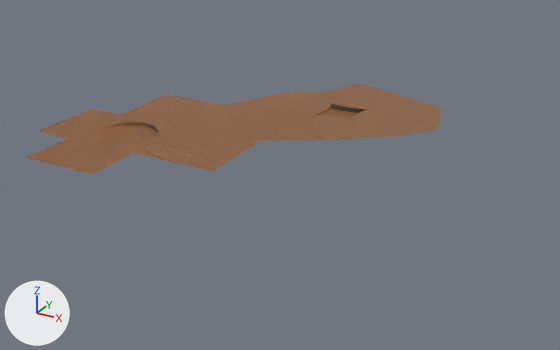
An edit to the Blender file src/Assets/Tiles.blend, drawn before and after from the same camera.
Camera for both pictures: a 50 mm lens placed at (5.03, -8.02, 3.39), pointed at (0.61, 0.03, -0.63). Arrows for +X, +Y and +Z are at lower left; the lights stay in place.

The older version as bpy lines, for what is in view:
```python
mat_gnd_slab_old_civ = bpy.data.materials.new('gnd-slab-old-civ')
mat_gnd_slab_old_civ.use_nodes = True; mat_gnd_slab_old_civ.node_tree.nodes.clear()
_N = mat_gnd_slab_old_civ.node_tree.nodes; _L = mat_gnd_slab_old_civ.node_tree.links
n0 = _N.new('ShaderNodeOutputMaterial'); n0.name = 'Material Output'
n1 = _N.new('ShaderNodeBsdfPrincipled'); n1.name = 'Principled BSDF'
n1.inputs[0].default_value = (0.8, 0.35, 0.14, 1.0)  # 'Base Color', orange #e7a069
n2 = _N.new('ShaderNodeTexNoise'); n2.name = 'Noise Texture'
n2.inputs[2].default_value = 92.8  # 'Scale'
_L.new(n1.outputs[0], n0.inputs[0])  # 'BSDF' to 'Surface'
_L.new(n2.outputs[1], n1.inputs[5])  # 'Color' to 'Normal'
me_plane_012 = bpy.data.meshes.new('Plane.012')
me_plane_012.from_pydata([(-0.5, -0.5, 0.0), (0.5, -0.5, 0.0), (-0.5, 0.5, 0.0), (0.5, 0.5, 0.0)], [], [(0, 1, 3, 2)])
me_plane_012.materials.append(mat_gnd_slab_old_civ)
me_plane_021 = bpy.data.meshes.new('Plane.021')
me_plane_021.from_pydata(...)  # 115 vertices, 91 faces; spans x -1.0..1.6, y -1.2..1.5, z -0.04..0.0
me_plane_021.materials.append(mat_gnd_slab_old_civ)
me_plane_022 = bpy.data.meshes.new('Plane.022')
me_plane_022.from_pydata(...)  # 55 vertices, 40 faces; spans x -1.42..1.37, y -1.05..1.12, z -0.06..0.0
me_plane_022.materials.append(mat_gnd_slab_old_civ)
ob_plane = bpy.data.objects.new('Plane', me_plane_012)
ob_plane.location = (0.0, 0.0, 0.0)
ob_plane_001 = bpy.data.objects.new('Plane.001', me_plane_021)
ob_plane_001.location = (-1.0, -1.0, 0.0)
ob_plane_002 = bpy.data.objects.new('Plane.002', me_plane_022)
ob_plane_002.location = (1.0, 1.0, 0.0)
ob_plane_002.rotation_euler = (0.0, 0.0, 0.785)  # degrees (0, 0, 45)
```
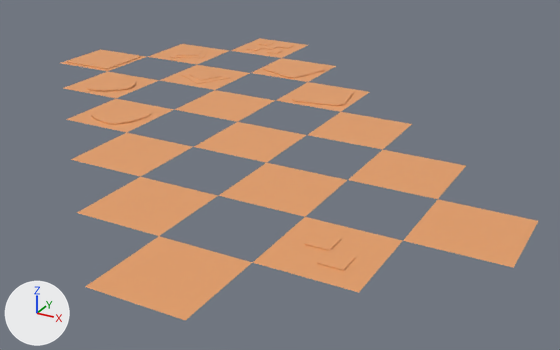
Commit message: Update tiles

The change, as a list of edits to the scene's bpy script:
```text
Change mat_gnd_slab_old_civ:
    remove n2 = _N.new('ShaderNodeTexNoise'); n2.name = 'Noise Texture'
    remove n2.inputs[2].default_value = 92.8  # 'Scale'
    where n1 = _N.new('ShaderNodeBsdfPrincipled'); n1.name = 'Principled BSDF'
    remove _L.new(n2.outputs[1], n1.inputs[5])  # 'Color' to 'Normal'
Change me_plane_021:
    remove me_plane_021.from_pydata(...)  # 115 vertices, 91 faces; spans x -1.0..1.6, y -1.2..1.5, z -0.04..0.0
    add me_plane_021.from_pydata(...)  # 425 vertices, 388 faces; spans x -0.5..0.5, y -0.5..0.5, z 0.0..0.02
    me_plane_021 part 2: 97 vertices removed from x -1.0..0.5, y -1.2..0.5, z -0.04..0.0; 413 vertices added at x -0.37..0.37, y -0.37..0.37, z 0.0..0.02
    me_plane_021 part 3: 3 vertices removed from x 1.6, y -0.5..0.5, z 0.0
    me_plane_021 part 4: 3 vertices removed from x -0.5..0.5, y 1.5, z 0.0
Change me_plane_022:
    used by ob_plane_002; location = (1.0, 1.0, 0.0); rotation_euler = (0.0, 0.0, 0.785), in degrees (0, 0, 45)
    remove me_plane_022.from_pydata(...)  # 55 vertices, 40 faces; spans x -1.42..1.37, y -1.05..1.12, z -0.06..0.0
    add me_plane_022.from_pydata(...)  # 64 vertices, 49 faces; spans x -0.5..0.5, y -0.5..0.5, z 0.0..0.02
    me_plane_022 part 1
    54 vertices are removed from x -1.42..1.37, y -1.05..1.12, z -0.06..0.0
    40 faces are deleted
    63 vertices are added at x -0.5..0.5, y -0.5..0.5, z 0.0..0.02
    49 new faces join them
Change ob_plane:
    ob_plane.location: (0.0, 0.0, 0.0) -> (-0.5, 0.5, 0.0)
Change ob_plane_001:
    ob_plane_001.location: (-1.0, -1.0, 0.0) -> (-1.5, -0.5, 0.0)
Change ob_plane_002:
    ob_plane_002.rotation_euler: (0.0, 0.0, 0.785) -> (0.0, 0.0, 0.0)  # degrees (0, 0, 45) -> degrees (0, 0, 0)
    ob_plane_002.location: (1.0, 1.0, 0.0) -> (0.5, 1.5, 0.0)
Add ob_plane_017:
    ob_plane_017 = bpy.data.objects.new('Plane.017', me_plane_012.copy())  # the mesh of ob_plane
    ob_plane_017.location = (1.5, -3.5, 0.0)
Add ob_plane_016:
    ob_plane_016 = bpy.data.objects.new('Plane.016', me_plane_012.copy())  # the mesh of ob_plane
    ob_plane_016.location = (3.5, -1.5, 0.0)
Add ob_plane_015:
    ob_plane_015 = bpy.data.objects.new('Plane.015', me_plane_019)  # 32 vertices, 24 faces; spans x -0.5..0.5, y -0.5..0.5, z 0.0..0.012; in mat_gnd_slab_old_civ (orange #e7a069)
    ob_plane_015.location = (2.5, -2.5, 0.0)
Add ob_plane_014:
    ob_plane_014 = bpy.data.objects.new('Plane.014', me_plane_012.copy())  # the mesh of ob_plane
    ob_plane_014.location = (0.5, -2.5, 0.0)
Add ob_plane_013:
    ob_plane_013 = bpy.data.objects.new('Plane.013', me_plane_012.copy())  # the mesh of ob_plane
    ob_plane_013.location = (2.5, -0.5, 0.0)
Add ob_plane_012:
    ob_plane_012 = bpy.data.objects.new('Plane.012', me_plane_012.copy())  # the mesh of ob_plane
    ob_plane_012.location = (1.5, -1.5, 0.0)
Add ob_plane_011:
    ob_plane_011 = bpy.data.objects.new('Plane.011', me_plane_012.copy())  # the mesh of ob_plane
    ob_plane_011.location = (-0.5, -1.5, 0.0)
Add ob_plane_010:
    ob_plane_010 = bpy.data.objects.new('Plane.010', me_plane_012.copy())  # the mesh of ob_plane
    ob_plane_010.location = (1.5, 0.5, 0.0)
Add ob_plane_009:
    ob_plane_009 = bpy.data.objects.new('Plane.009', me_plane_012.copy())  # the mesh of ob_plane
    ob_plane_009.location = (0.5, -0.5, 0.0)
Add ob_plane_008:
    ob_plane_008 = bpy.data.objects.new('Plane.008', me_plane_011)  # 20 vertices, 13 faces; spans x -0.5..0.5, y -0.5..0.5, z 0.0..0.016; in mat_gnd_slab_old_civ (orange #e7a069)
    ob_plane_008.location = (-3.5, 1.5, 0.0)
Add ob_plane_007:
    ob_plane_007 = bpy.data.objects.new('Plane.007', me_plane_010)  # 52 vertices, 45 faces; spans x -0.5..0.5, y -0.5..0.5, z 0.0..0.01; in mat_gnd_slab_old_civ (orange #e7a069)
    ob_plane_007.location = (-1.5, 3.5, 0.0)
Add ob_plane_006:
    ob_plane_006 = bpy.data.objects.new('Plane.006', me_plane_007)  # 24 vertices, 17 faces; spans x -0.5..0.5, y -0.5..0.5, z 0.0..0.023; in mat_gnd_slab_old_civ (orange #e7a069)
    ob_plane_006.location = (-2.5, 2.5, 0.0)
Add ob_plane_005:
    ob_plane_005 = bpy.data.objects.new('Plane.005', me_plane_006)  # 425 vertices, 388 faces; spans x -0.5..0.5, y -0.5..0.5, z 0.0..0.019; in mat_gnd_slab_old_civ (orange #e7a069)
    ob_plane_005.location = (-2.5, 0.5, 0.0)
Add ob_plane_004:
    ob_plane_004 = bpy.data.objects.new('Plane.004', me_plane_005)  # 64 vertices, 49 faces; spans x -0.5..0.5, y -0.5..0.5, z 0.0..0.017; in mat_gnd_slab_old_civ (orange #e7a069)
    ob_plane_004.location = (-0.5, 2.5, 0.0)
Add ob_plane_003:
    ob_plane_003 = bpy.data.objects.new('Plane.003', me_plane_004)  # 24 vertices, 17 faces; spans x -0.5..0.5, y -0.5..0.5, z 0.0..0.023; in mat_gnd_slab_old_civ (orange #e7a069)
    ob_plane_003.location = (-1.5, 1.5, 0.0)
```

Where the change shows, as pixel boxes (x1, y1, x2, y2) in the pictures (560 x 350 px):
'Plane.001', surface changed, reshaped, moved (brown to beige, 54% narrower, 57% shorter): before (26, 94, 258, 174); after (66, 99, 173, 133)
'Plane.002', surface changed, reshaped, moved, turned (brown to beige): before (228, 84, 442, 141); after (276, 82, 369, 112)
'Plane.017', added (orange): after (85, 236, 252, 320)
'Plane.015', added (orange): after (252, 217, 402, 292)
'Plane.016', added (orange): after (403, 199, 538, 268)
'Plane.014', added (orange): after (77, 177, 218, 236)
'Plane.012', added (orange): after (218, 163, 347, 217)
'Plane.013', added: after (348, 150, 466, 199)
'Plane', surface changed, moved (brown to beige): before (184, 105, 289, 141); after (175, 90, 275, 122)
'Plane.011', added: after (71, 133, 192, 177)
'Plane.009', added: after (194, 122, 306, 163)
'Plane.010', added: after (308, 112, 412, 150)
'Plane.005', added: after (64, 71, 159, 98)
'Plane.003', added: after (160, 65, 250, 90)
'Plane.004', added: after (252, 58, 336, 82)
'Plane.008', added: after (61, 49, 146, 71)
'Plane.006', added: after (148, 44, 229, 65)
'Plane.007', added: after (231, 38, 308, 58)
part 2 of me_plane_021, built on: before (26, 109, 182, 174); after (66, 99, 173, 133)
part 3 of me_plane_021, deleted (brown): before (134, 127, 258, 171)
part 4 of me_plane_021, deleted (brown): before (121, 94, 225, 127)
